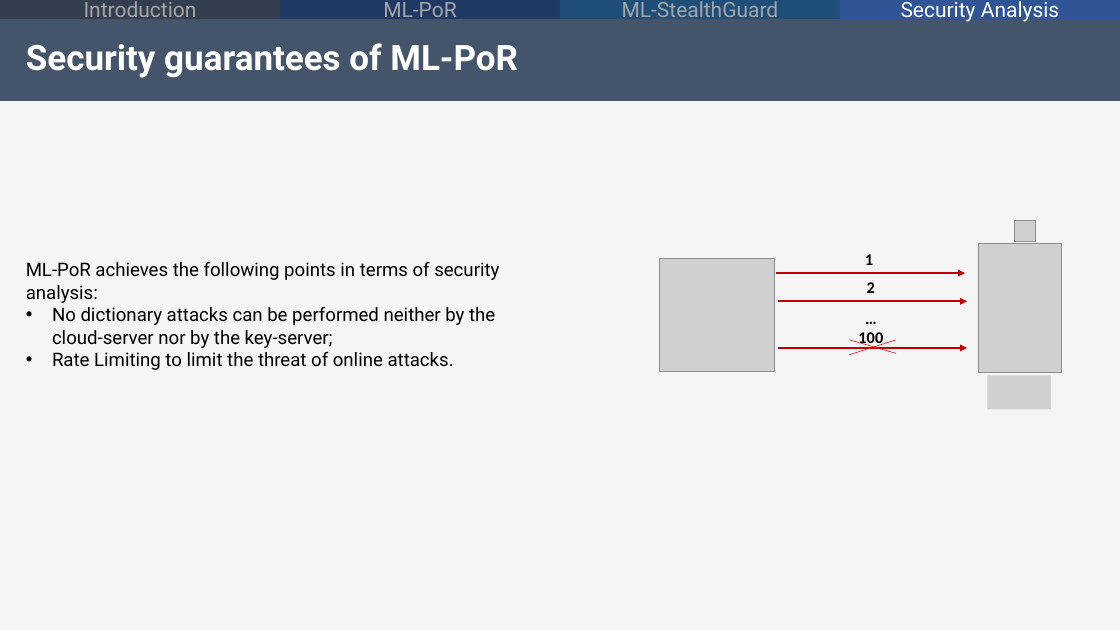
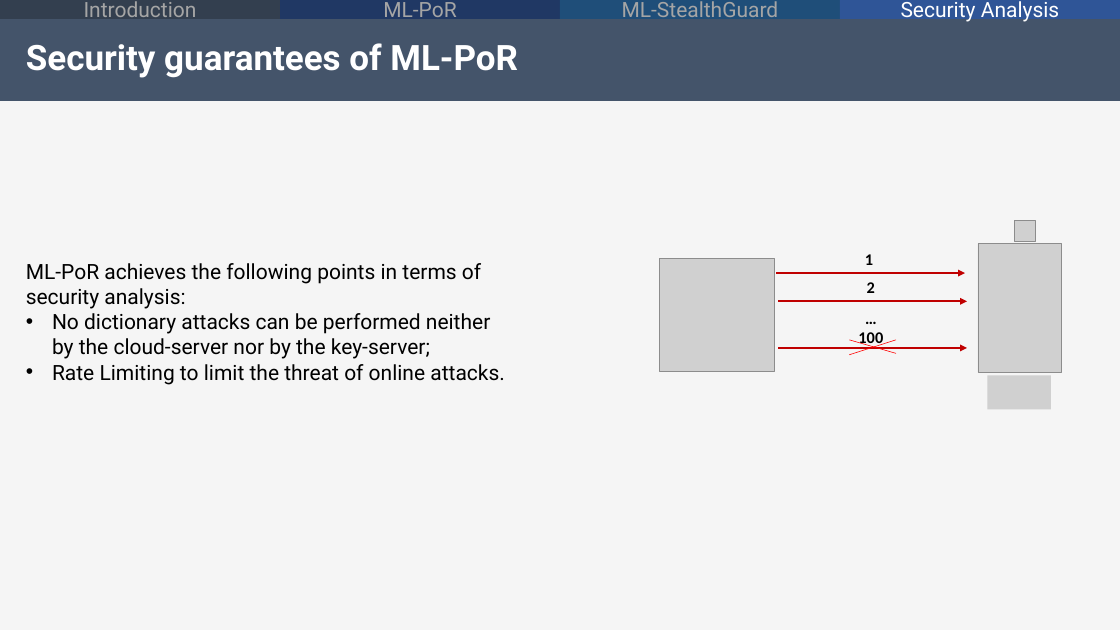
Before and after one commit to alecolu95/BigSec_ML-PoR, a slide deck: slide 26 of BigSec_presentation.pptx. Drawn at 1120x630 pixels with LibreOffice and Linux fonts; fonts in the diff are those of the drawing; grey boxes stand for pictures; background and template pictures are left out. Boxes give left, top, right and bottom in pixels: in the first picture for what was removed or moved away, otherwise in the second. Text is boxed around its words. In the diff, an @@ line names an element or a change of style, - is before the commit and + after.

Commit message:
Increased font

```diff
--- a/BigSec_presentation.pptx
+++ b/BigSec_presentation.pptx
@@ text "ML-PoR achieves the following points ..." at [26, 263, 504, 385]: size 16 to 18 pt @@
```
Also in this commit, not shown: 20 other slides changed, 1 slide removed.
